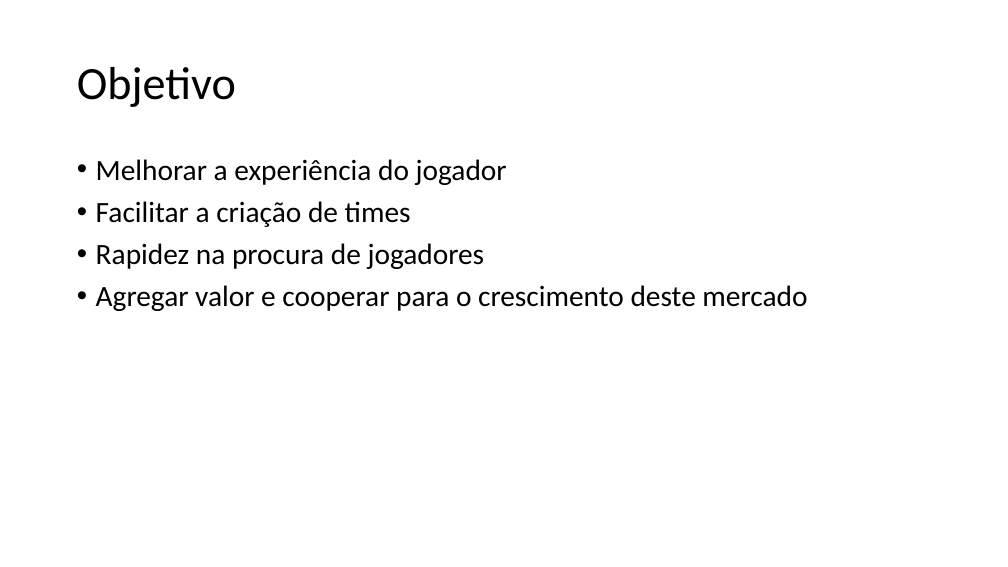
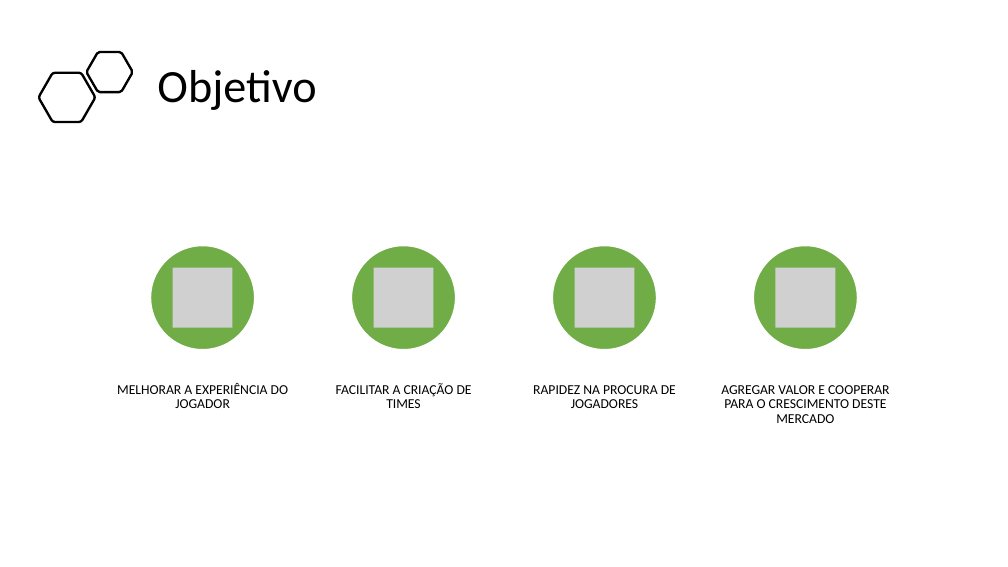
Before and after one commit to BandTec/project-hunter, a slide deck: slide 4 of Documentação/Apresentação.pptx (slide 5 before the commit). Drawn at 1008x567 pixels with LibreOffice and Linux fonts; fonts in the diff are those of the drawing; grey boxes stand for pictures. Boxes give left, top, right and bottom in pixels: in the first picture for what was removed or moved away, otherwise in the second. Text is boxed around its words. In the diff, an @@ line names an element or a change of style, - is before the commit and + after.

```diff
--- a/Documentação/Apresentação.pptx
+++ b/Documentação/Apresentação.pptx
@@ freeform shape added at [87, 52, 132, 92], outline #000000 2.25 pt @@
@@ title "Objetivo": place and size @@
-title "Objetivo" at [77, 67, 236, 107]
+title "Objetivo" at [157, 70, 316, 110]
@@ freeform shape added at [39, 73, 95, 122], outline #000000 2.25 pt @@
@@ text removed at [96, 159, 807, 311] @@
-• Melhorar a experiência do jogador
-• Facilitar a criação de times
-• Rapidez na procura de jogadores
-• Agregar valor e cooperar para o crescimento deste mercado
@@ group added at [117, 246, 890, 423]: 4 ellipses, 4 pictures, 4 texts @@
+MELHORAR A EXPERIÊNCIA DO JOGADOR
+FACILITAR A CRIAÇÃO DE TIMES
+RAPIDEZ NA PROCURA DE JOGADORES
+AGREGAR VALOR E COOPERAR PARA O CRESCIMENTO DESTE MERCADO
```
Also in this commit, not shown: 3 other slides changed, 6 slides added, 1 slide removed, 2 other files.
